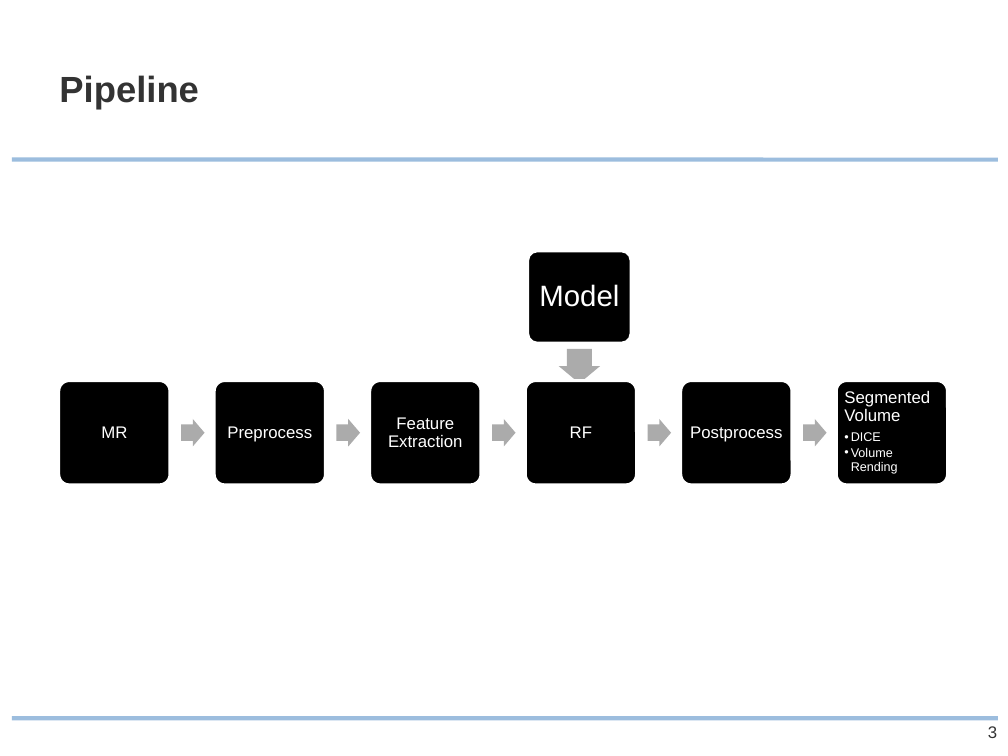
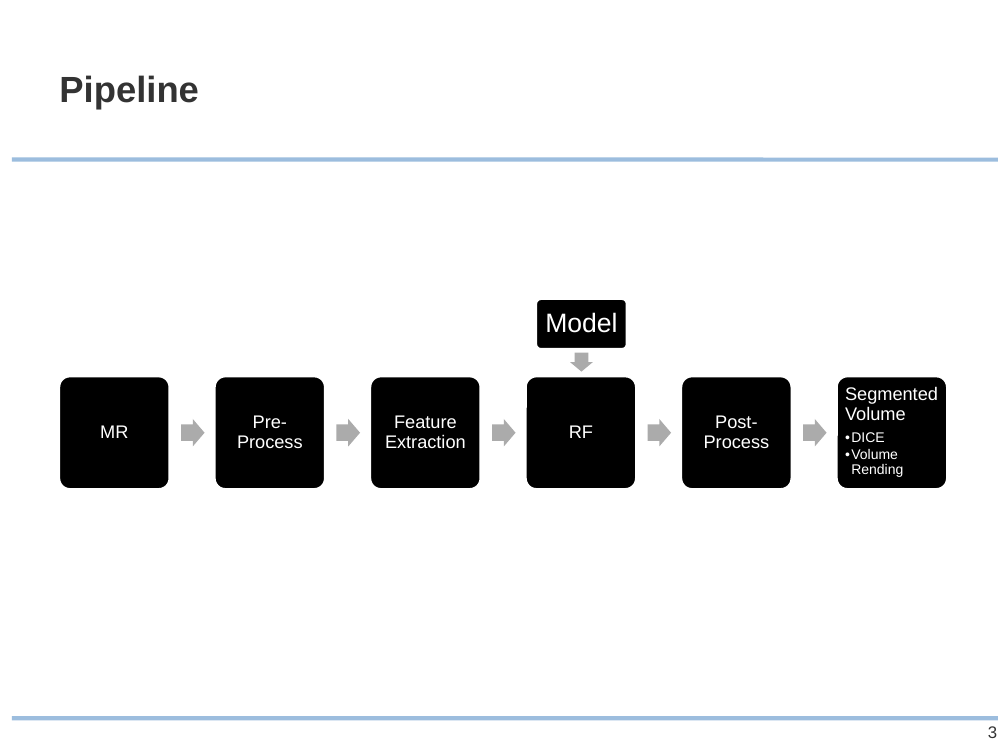
Before and after one commit to ipa/MIALab, a slide deck: slide 3 of doc/presentation/MIALab_slides.pptx. Drawn at 1008x756 pixels with LibreOffice and Linux fonts; fonts in the diff are those of the drawing; background and template pictures are left out. Boxes give left, top, right and bottom in pixels: in the first picture for what was removed or moved away, otherwise in the second. Text is boxed around its words. In the diff, an @@ line names an element or a change of style, - is before the commit and + after.

Commit message:
visualize postprocessing

```diff
--- a/doc/presentation/MIALab_slides.pptx
+++ b/doc/presentation/MIALab_slides.pptx
@@ rounded rectangle: place and size @@
-rounded rectangle at bbox=[528, 251, 631, 343]
+rounded rectangle at bbox=[535, 298, 627, 349]
@@ text "Model": place and size @@
-text "Model" at bbox=[539, 284, 619, 307]
+text "Model" at bbox=[545, 312, 617, 333]
@@ text "Model" at bbox=[545, 312, 617, 333]: size 21 to 19 pt @@
@@ right arrow: place and size @@
-right arrow at bbox=[559, 349, 600, 384]
+right arrow at bbox=[570, 353, 593, 372]
@@ rounded rectangle: place and size @@
-rounded rectangle at bbox=[58, 381, 169, 485]
+rounded rectangle at bbox=[58, 376, 169, 490]
@@ size 12 to 13 pt in 3 elements at bbox=[385, 415, 466, 448], bbox=[569, 425, 593, 438], bbox=[100, 425, 128, 438] @@
@@ rounded rectangle: place and size @@
-rounded rectangle at bbox=[215, 381, 326, 485]
+rounded rectangle at bbox=[215, 376, 326, 490]
@@ rounded rectangle: place and size @@
-rounded rectangle at bbox=[370, 381, 481, 485]
+rounded rectangle at bbox=[370, 376, 481, 490]
@@ rounded rectangle: place and size @@
-rounded rectangle at bbox=[525, 381, 636, 485]
+rounded rectangle at bbox=[525, 376, 636, 490]
@@ rounded rectangle added at bbox=[535, 375, 627, 425], fill #000000, outline #FFFFFF 2 pt @@
@@ rounded rectangle: place and size @@
-rounded rectangle at bbox=[680, 381, 791, 485]
+rounded rectangle at bbox=[680, 376, 791, 490]
@@ rounded rectangle: place and size @@
-rounded rectangle at bbox=[837, 381, 948, 485]
+rounded rectangle at bbox=[837, 376, 948, 490]
@@ text "Segmented Volume" at bbox=[845, 386, 938, 477]: size 12 to 13 pt in "Segmented Volume"; size 9 to 10 pt in "DICE", "Volume Rending" @@
@@ text at bbox=[237, 415, 303, 448]: text changed; size 12 to 13 pt @@
-Preprocess
+Pre-Process
@@ text added at bbox=[704, 415, 770, 448], 13 pt, text #FFFFFF @@
+Post-Process
@@ text removed at bbox=[690, 426, 782, 442] @@
-Postprocess
```
Also in this commit, not shown: 4 other slides changed, 2 slides added, 5 other files.
